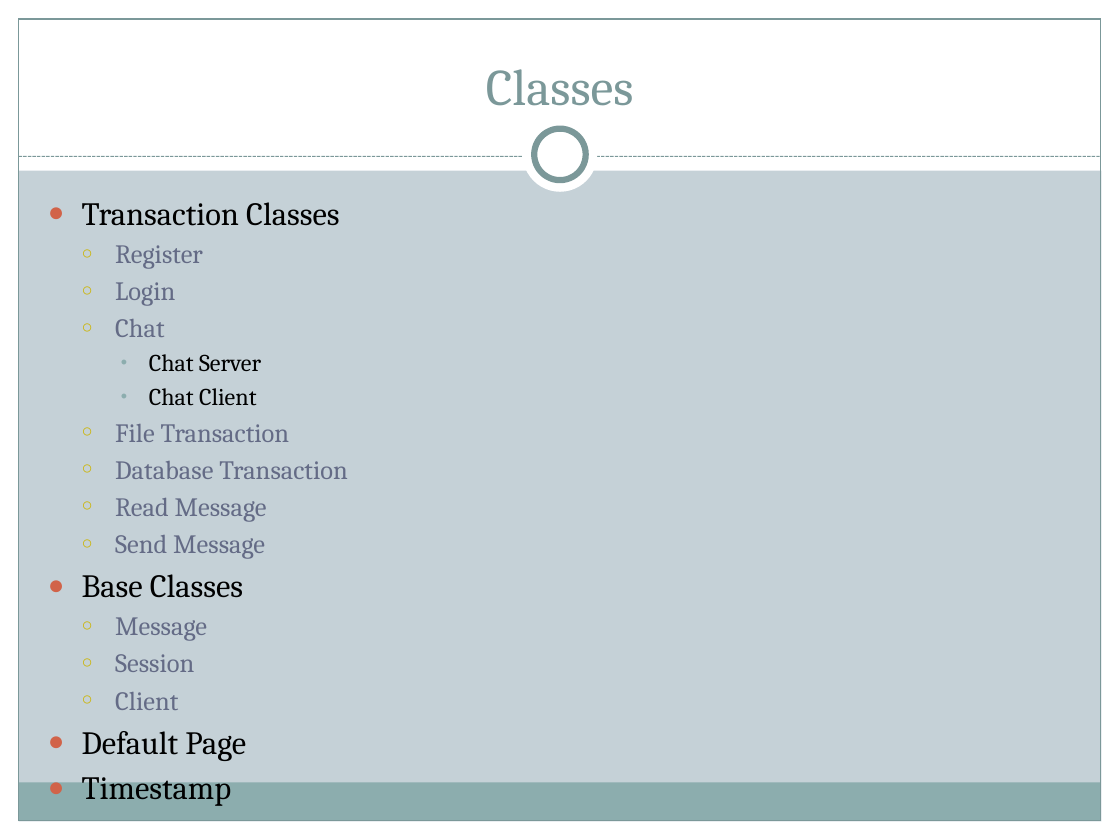
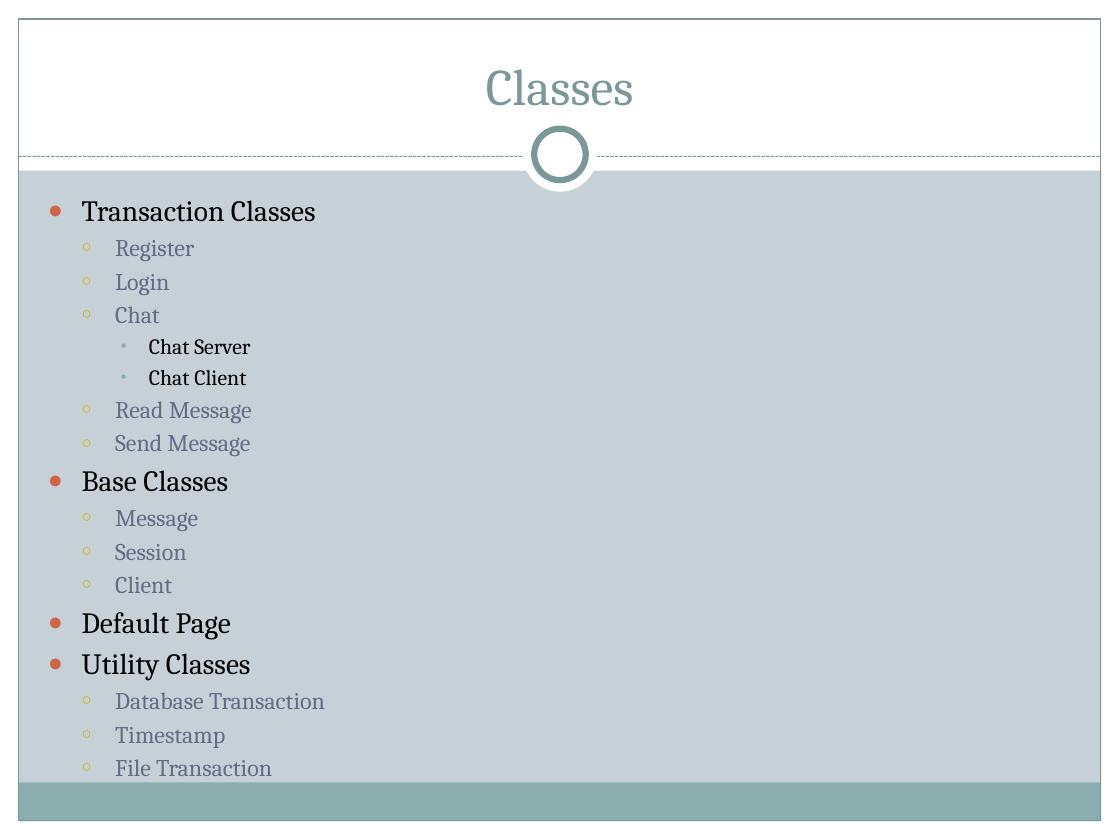
Before and after one commit to MNLBC/Group2Projects, a slide deck: slide 7 of 7. Group Project/W2D5_Project/PPT/Project Presentation.pptx. Drawn at 1120x840 pixels with LibreOffice and Linux fonts; fonts in the diff are those of the drawing. Boxes give left, top, right and bottom in pixels: in the first picture for what was removed or moved away, otherwise in the second. Text is boxed around its words. In the diff, an @@ line names an element or a change of style, - is before the commit and + after.

```diff
--- a/7. Group Project/W2D5_Project/PPT/Project Presentation.pptx
+++ b/7. Group Project/W2D5_Project/PPT/Project Presentation.pptx
@@ text at <box>82,200,325,748</box>: paragraph added @@
+  ○ File Transaction
@@ text at <box>82,200,316,748</box>: size 20.9 to 18.9 pt in "Transaction Classes", "Base Classes", "Default Page"; size 17.1 to 15.4 pt in "Register", "Login", "Chat", "Read Message" and 4 more places; size 15.5 to 14 pt in "Chat Server", "Chat Client"; size 20.9 to 15.4 pt, text colour #000000 to #646B86 in "Timestamp"; bullet ● to ○; list level 1 to 2 in "Timestamp"; bullet colour #D16349 to #CCB400 @@
@@ text at <box>115,424,348,479</box>: paragraphs removed @@
-  ○ File Transaction
-  ○ Database Transaction
@@ text at <box>82,653,325,709</box>: paragraphs added @@
+● Utility Classes
+  ○ Database Transaction
```
Also in this commit, not shown: 2 other slides changed.
